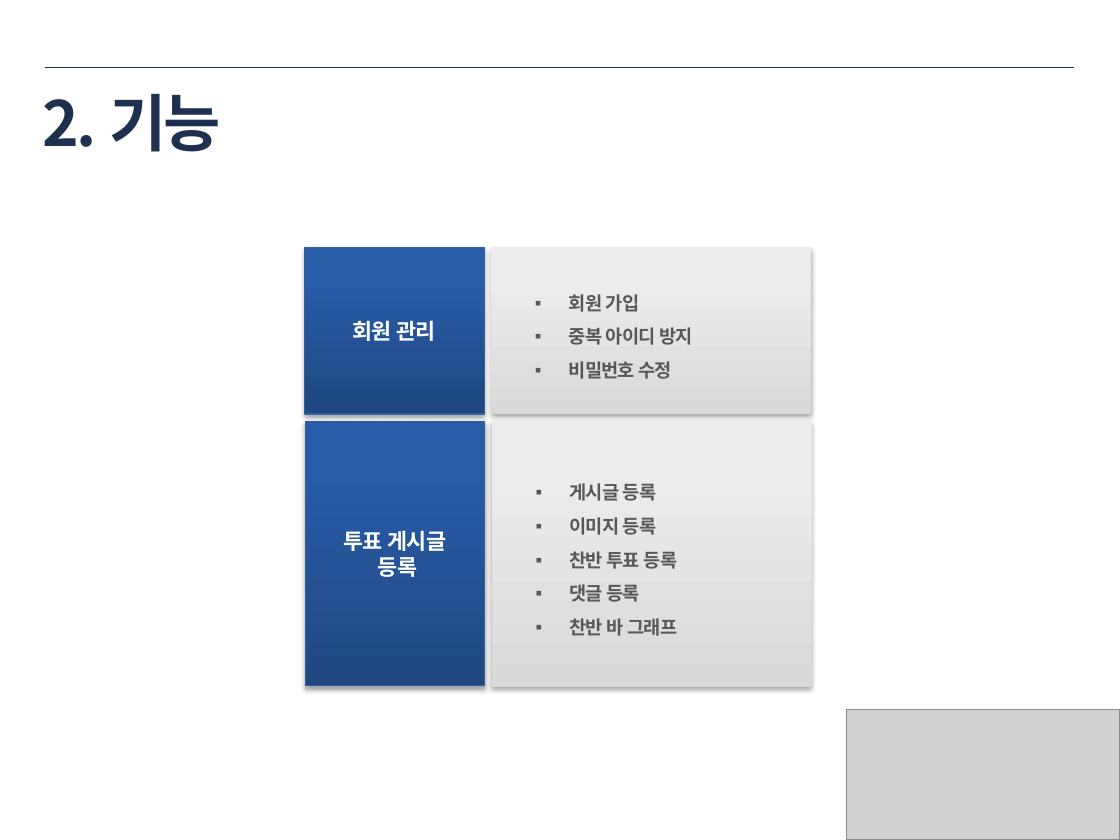
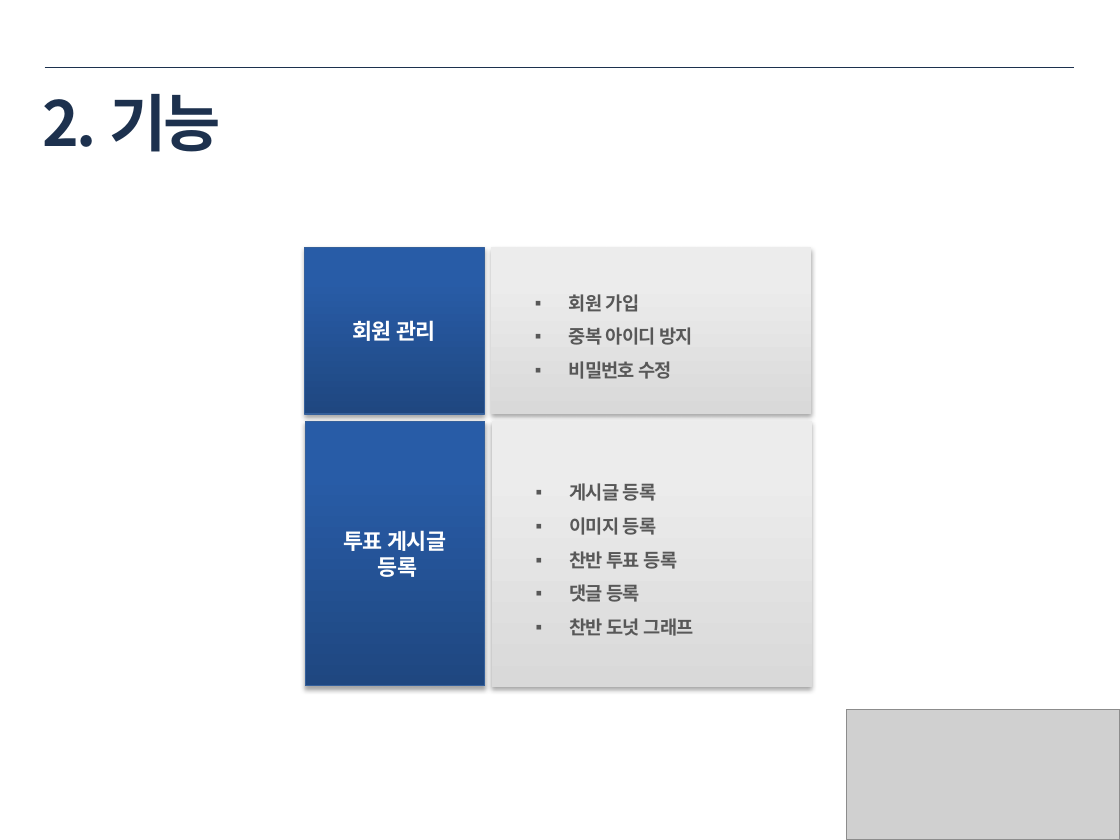
Before and after one commit to icto55-2-juree/WoojuProject, a slide deck: slide 4 of documents/Icto55_2_project(석주리, 최우).pptx. Drawn at 1120x840 pixels with LibreOffice and Linux fonts; fonts in the diff are those of the drawing; grey boxes stand for pictures. Boxes give left, top, right and bottom in pixels: in the first picture for what was removed or moved away, otherwise in the second. Text is boxed around its words. In the diff, an @@ line names an element or a change of style, - is before the commit and + after.

```diff
--- a/documents/Icto55_2_project(석주리, 최우).pptx
+++ b/documents/Icto55_2_project(석주리, 최우).pptx
@@ text in rectangle at [569,618,694,636]: text changed @@
-▪ 찬반 바 그래프
+▪ 찬반 도넛 그래프
```
Also in this commit, not shown: 7 other slides changed, 13 slides added, 1 slide removed, 2 other files.
